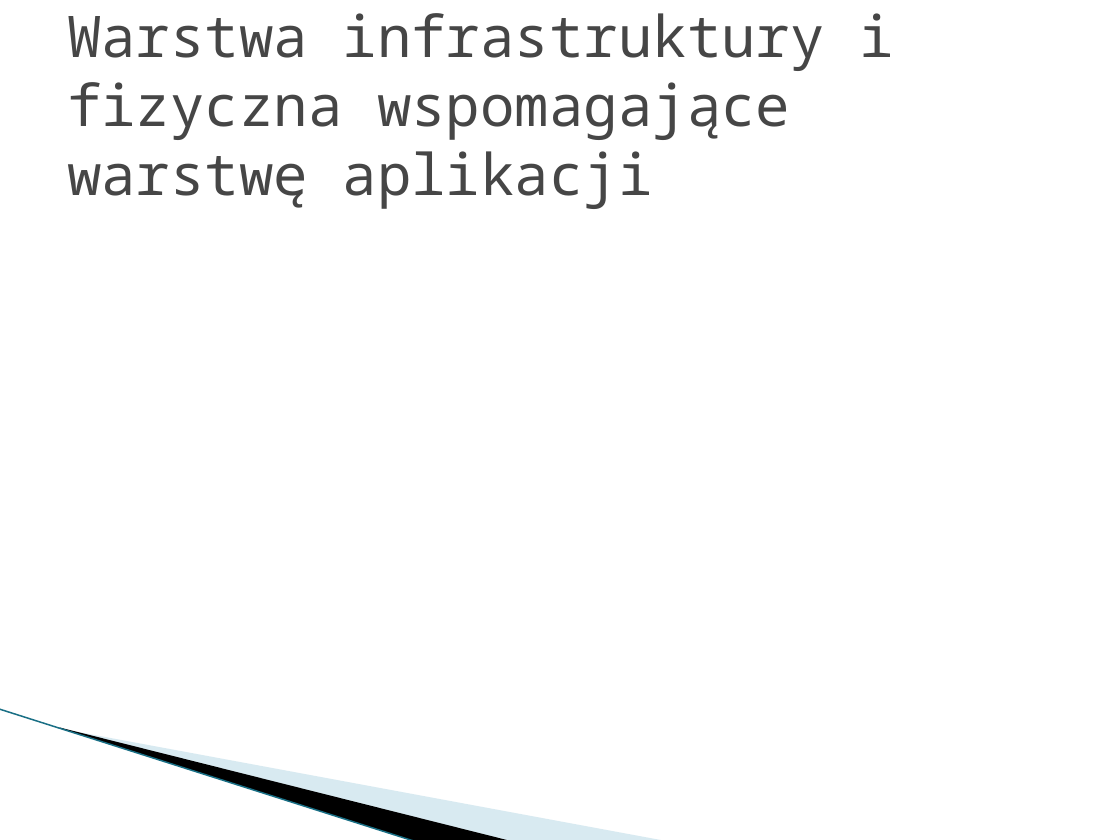
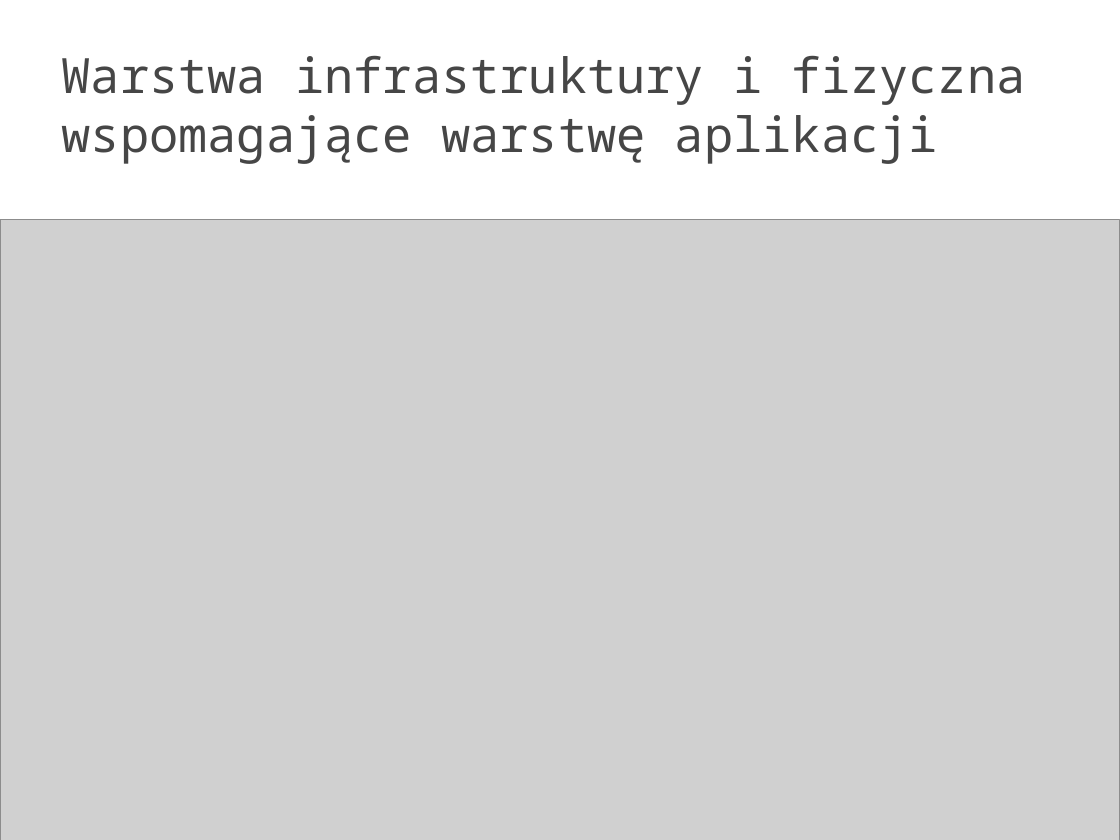
Before and after one commit to rprusak/drzewpol, a slide deck: slide 8 of DRZEWAmbiak.pptx. Drawn at 1120x840 pixels with LibreOffice and Linux fonts; fonts in the diff are those of the drawing; grey boxes stand for pictures; background and template pictures are left out. Boxes give left, top, right and bottom in pixels: in the first picture for what was removed or moved away, otherwise in the second. Text is boxed around its words. In the diff, an @@ line names an element or a change of style, - is before the commit and + after.

Commit message:
Dodano warstwe infrastruktury/fizyczna oraz aplikacji wspomagajaca warstwe biznesowa, zarowno do prezentacji jak i do archimate'a

```diff
--- a/DRZEWAmbiak.pptx
+++ b/DRZEWAmbiak.pptx
@@ title "Warstwa infrastruktury i fizyczna wspomagające ..." at (62,55,1026,164): size 36.9 to 31.3 pt @@
@@ picture added at (0,220,1120,840) @@
@@ line (0, 709) - (416, 840): stroke #97C5D8 0.95 pt to #5699AD 0.95 pt @@
@@ freeform shape removed at (59,727,512,840) @@
@@ freeform shape removed at (62,728,666,840) @@
```
Also in this commit, not shown: 7 other slides changed, 1 slide added, 1 slide removed, 5 other files.
